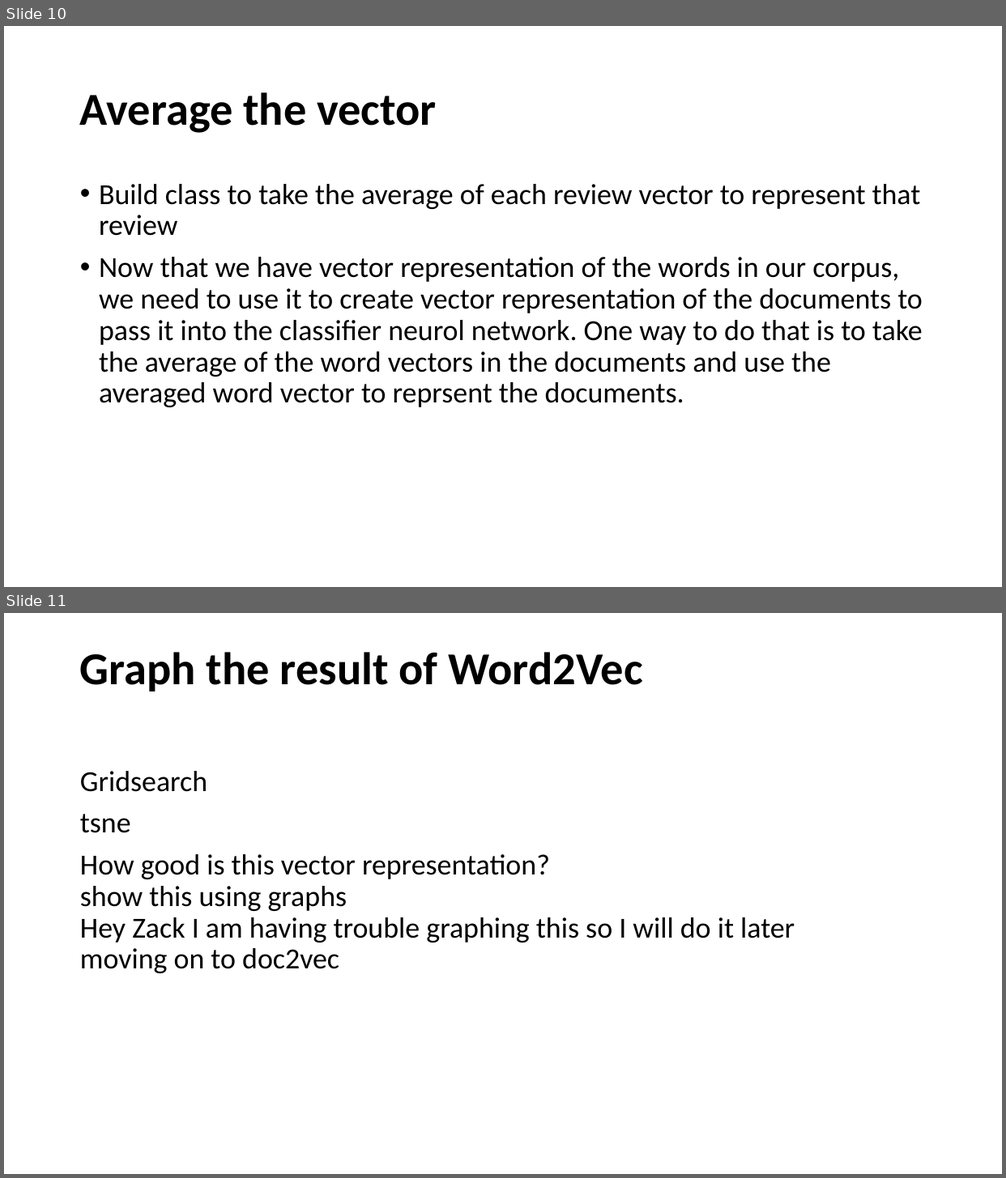
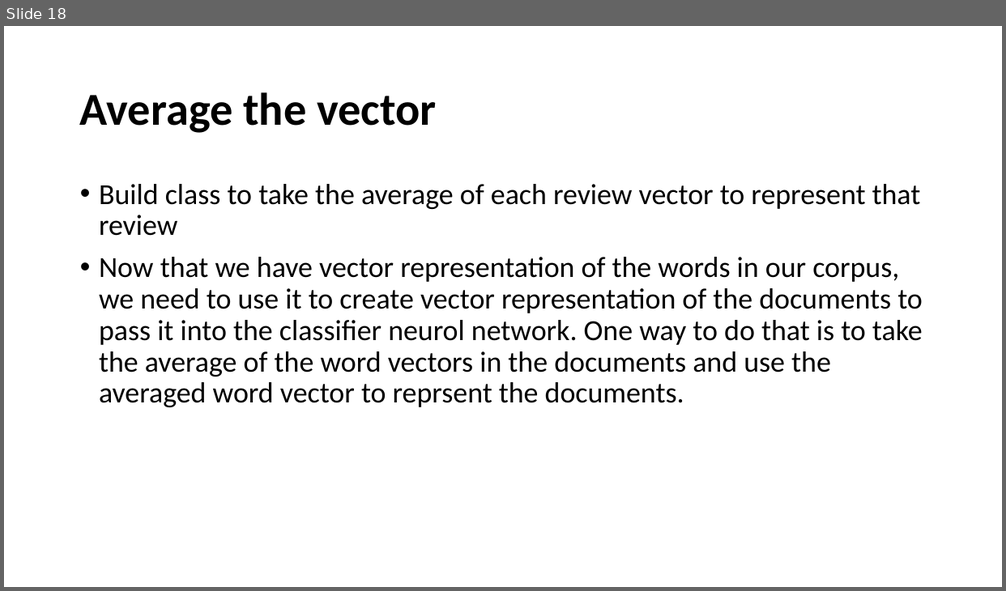
Before and after one commit to ktseringchem/ThinkfulProjects, a slide deck: FinalCapstonProject/Capston project.pptx. Shown one above the other, each under a label of ours: slides 10 and 11 before the commit, slide 18 after it. The pictures are 1006x1178 and 1006x591 pixels, drawn with LibreOffice and Linux fonts; fonts in the diff are those of the drawing. Boxes give left, top, right and bottom in pixels: in the first picture for what was removed or moved away, otherwise in the second. Text is boxed around its words. In the diff, an @@ line names an element or a change of style, - is before the commit and + after.

```diff
--- a/FinalCapstonProject/Capston project.pptx
+++ b/FinalCapstonProject/Capston project.pptx
@@ slide 11 removed at (4,613,1002,1174), background #FFFFFF @@
@@ title removed at (80,652,642,692) @@
-Graph the result of Word2Vec
@@ text removed at (80,771,795,973) @@
-Gridsearch
-tsne
-How good is this vector representation?
-show this using graphs
-Hey Zack I am having trouble graphing this so I will do it later
-moving on to doc2vec
@@ what was slide 10 is now slide 18 @@
```
Also in this commit, not shown: 1 slide added.
